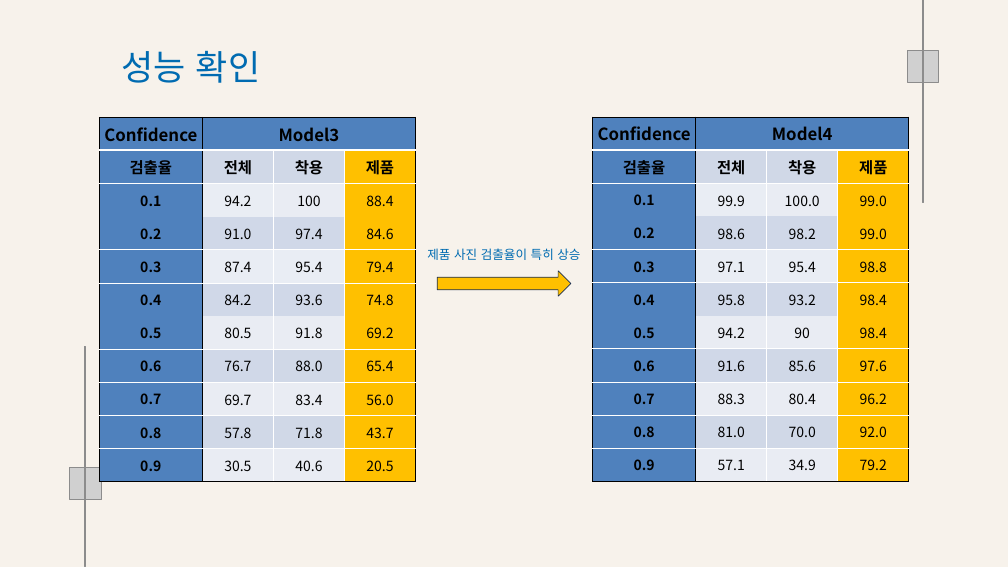
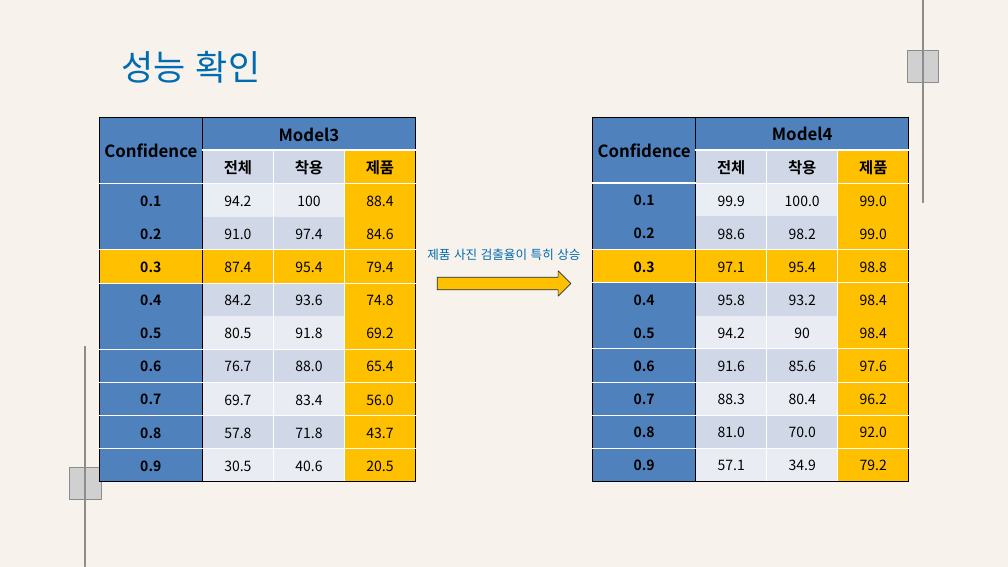
Before and after one commit to Playdata-G-DA35/DA35-final-team2-Item_Classification_RPA, a slide deck: slide 24 of documents/Clothes Detection 모델 결과 보고서.pptx. Drawn at 1008x567 pixels with LibreOffice and Linux fonts; fonts in the diff are those of the drawing; grey boxes stand for pictures; background and template pictures are left out. Boxes give left, top, right and bottom in pixels: in the first picture for what was removed or moved away, otherwise in the second. Text is boxed around its words. In the diff, an @@ line names an element or a change of style, - is before the commit and + after.

Commit message:
ppt

```diff
--- a/documents/Clothes Detection 모델 결과 보고서.pptx
+++ b/documents/Clothes Detection 모델 결과 보고서.pptx
@@ table at [99,117,416,482] @@
-row 2, column 1: 검출율
+row 2, column 1: 
@@ fill #4F81BD to #FFC000 in row 5, column 1 @@
@@ fill #E9EDF4 to #FFC000 in 2 cells @@
@@ borders changed @@
@@ table at [593,117,909,481] @@
-row 2, column 1: 검출율
+row 2, column 1: 
@@ fill #4F81BD to #FFC000 in row 5, column 1 @@
@@ fill #E9EDF4 to #FFC000 in 2 cells @@
@@ borders changed @@
```
Also in this commit, not shown: 5 other slides changed, 1 slide added, 1 slide removed, 2 other files.
